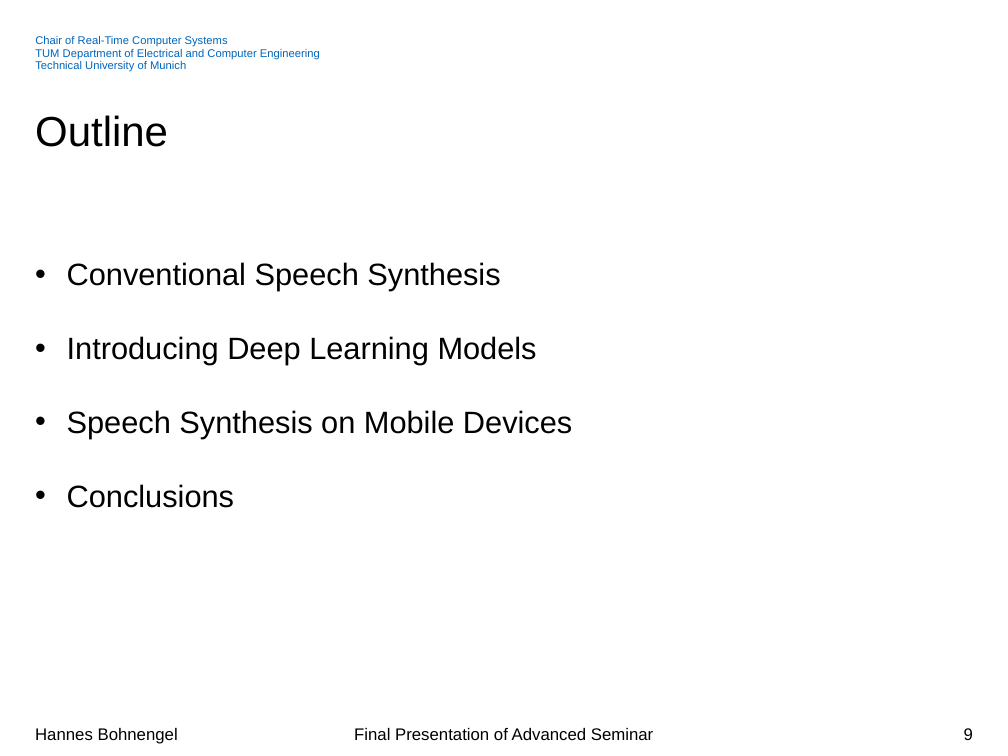
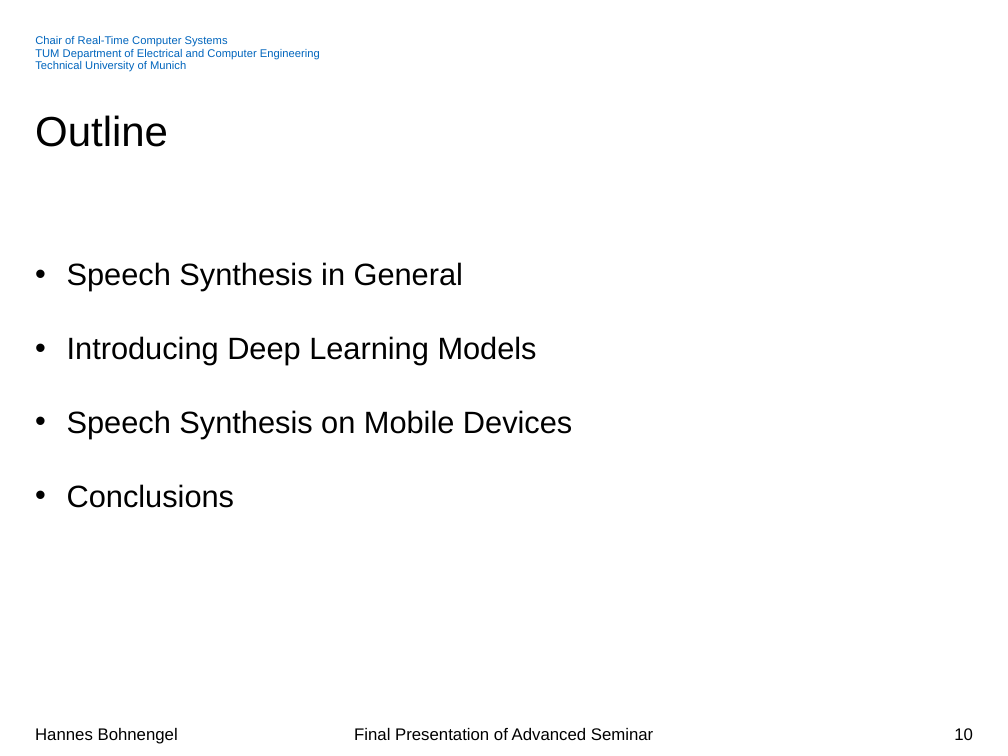
Before and after one commit to hannesb0/deeplearning, a slide deck: slide 10 of pres/Final_Presentation_V02.pptx (slide 9 before the commit). Drawn at 1008x756 pixels with LibreOffice and Linux fonts; fonts in the diff are those of the drawing; background and template pictures are left out. Boxes give left, top, right and bottom in pixels: in the first picture for what was removed or moved away, otherwise in the second. Text is boxed around its words. In the diff, an @@ line names an element or a change of style, - is before the commit and + after.

```diff
--- a/pres/Final_Presentation_V02.pptx
+++ b/pres/Final_Presentation_V02.pptx
@@ text at <box>67,262,463,291</box>: text changed @@
-• Conventional Speech Synthesis
+• Speech Synthesis in General
@@ page number at <box>954,728,973,740</box>: text changed @@
-9
+10
```
Also in this commit, not shown: 11 other slides changed, 5 slides added, 2 slides removed.
